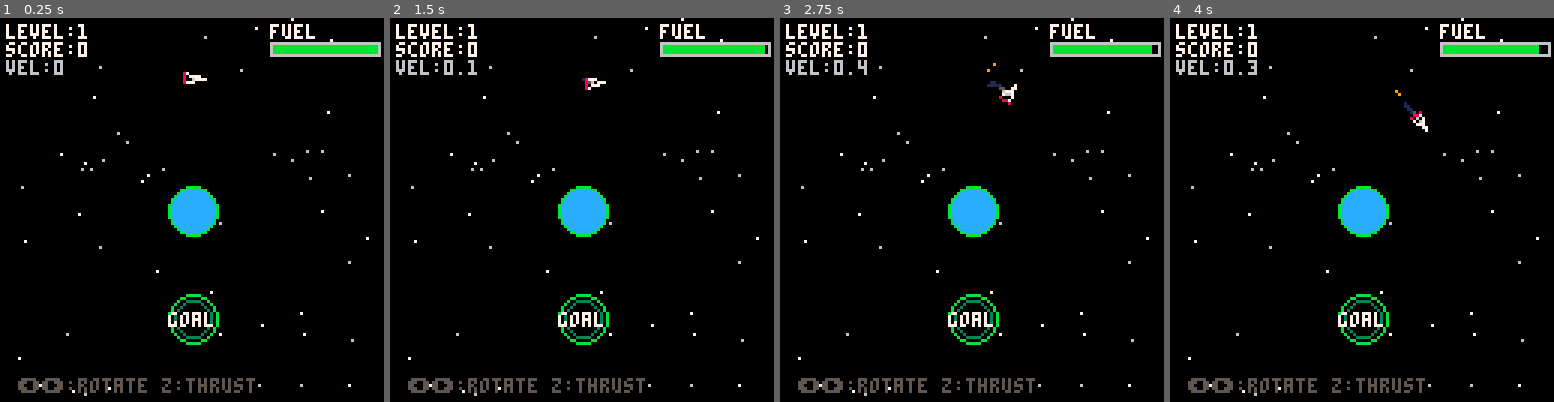
Above: before the commit, frames 1-4 (left to right).
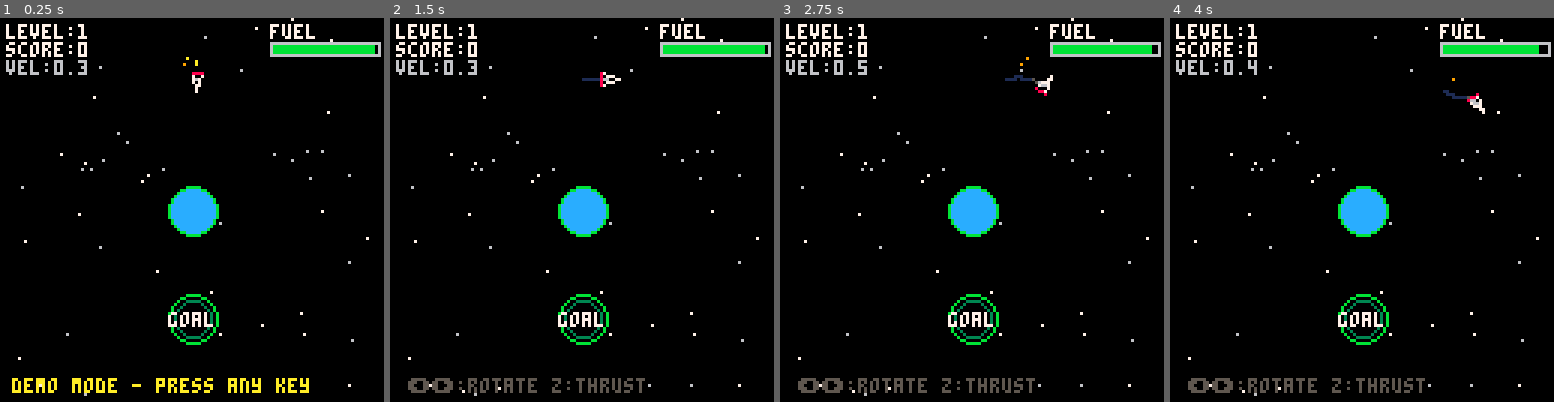
Above: after the commit, the same moments.

Repository: wevibecode/game
Game: PICO-8 cartridge game.p8
Same seed, same stepped clock (60 frames per second), same inputs: the game is played once before the commit and once after it.
Inputs:
- Up to frame 1 (0.25 s): no input
- Up to frame 2 (1.5 s): tap O (Z key) at 0.7 s
- Up to frame 3 (2.75 s): hold Right 1.6-2.1 s; tap O (Z key) at 1.7, 2.1, 2.5 s; hold Right from 2.47 s (still down)
- Up to frame 4 (4 s): tap O (Z key) at 2.9, 3.3, 3.7 s; release Right at 3.03 s; hold Left 3.08-3.58 s

The runs differ from the first frame. In frame 1, 2.1% of the frame differs, in the area x 3-99%, y 7-98%; in frame 2, 0.2%; in frame 3, 0.4%; in frame 4, 0.4%.

Commit message:
Deploy game build #2732

Diff:
--- a/game.p8
+++ b/game.p8
@@ -45,7 +45,7 @@
  init_level()
  init_stars()
  last_input_time=0
- demo_mode=false
+ demo_mode=true
 end
 
 function init_stars()
@@ -63,7 +63,7 @@
  trail={}
  ship.x=64
  ship.y=20
- ship.vx=0
+ ship.vx=0.2
  ship.vy=0
  ship.angle=0
  ship.fuel=100
Not shown, changed: game.js
